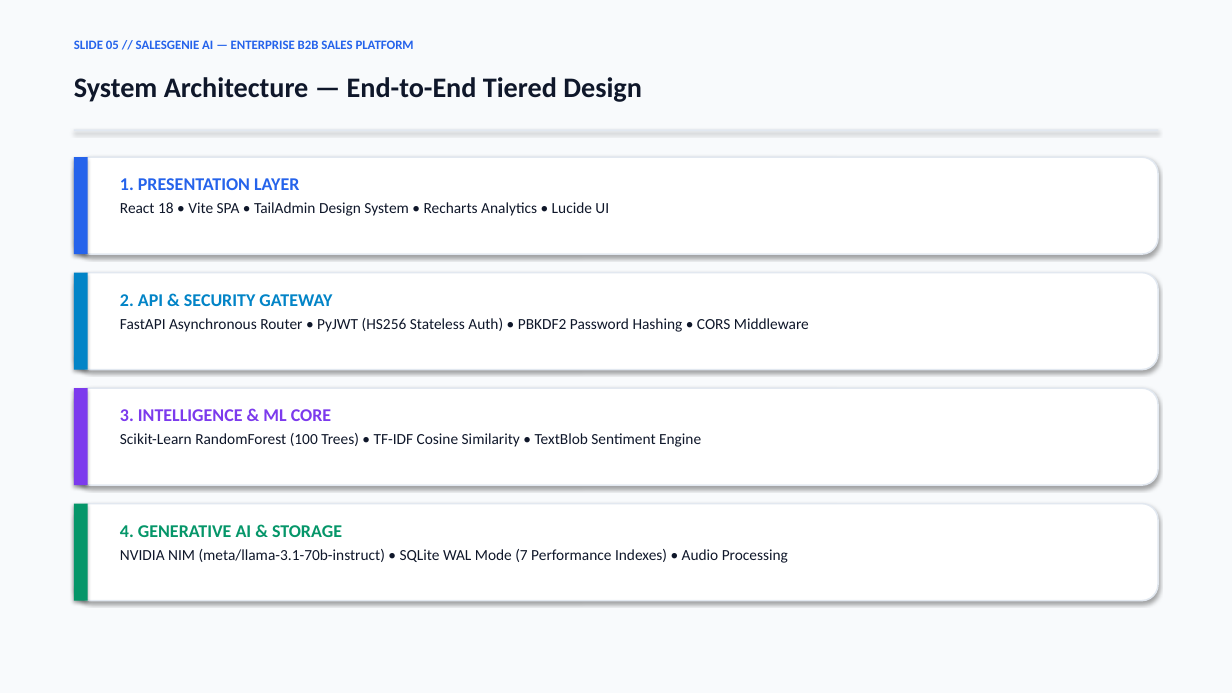
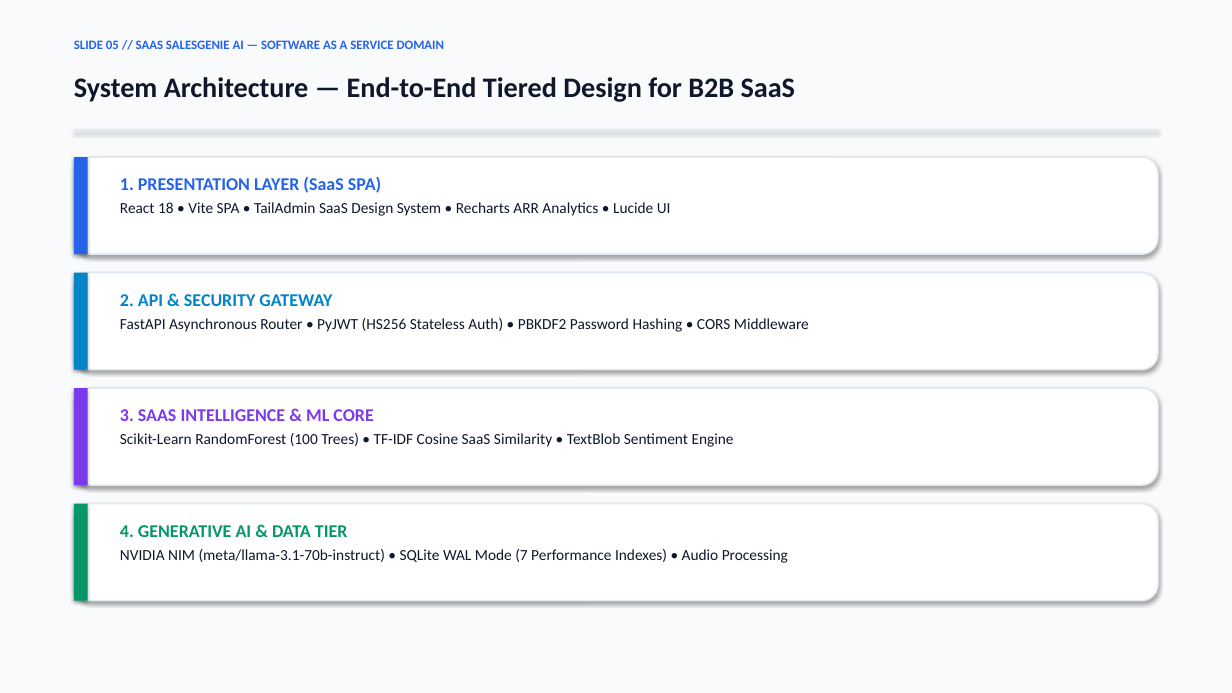
Before and after one commit to shubh152205/SaaS-SalesGenieAI, a slide deck: slide 5 of SalesGenie_AI_Final_Presentation.pptx. Drawn at 1232x693 pixels with LibreOffice and Linux fonts; fonts in the diff are those of the drawing. Boxes give left, top, right and bottom in pixels: in the first picture for what was removed or moved away, otherwise in the second. Text is boxed around its words. In the diff, an @@ line names an element or a change of style, - is before the commit and + after.

Commit message:
feat(saas-domain): specialize all presentation slides, PPT generator, and documentation explicitly for the B2B SaaS (Software as a Service) domain

```diff
--- a/SalesGenie_AI_Final_Presentation.pptx
+++ b/SalesGenie_AI_Final_Presentation.pptx
@@ text at (74, 40, 444, 49): text changed @@
-SLIDE 05 // SALESGENIE AI — ENTERPRISE B2B SALES PLATFORM
+SLIDE 05 // SAAS SALESGENIE AI — SOFTWARE AS A SERVICE DOMAIN
@@ text at (74, 77, 795, 102): text changed @@
-System Architecture — End-to-End Tiered Design
+System Architecture — End-to-End Tiered Design for B2B SaaS
@@ text at (120, 177, 671, 216): text changed @@
-1. PRESENTATION LAYER
-React 18 • Vite SPA • TailAdmin Design System • Recharts Analytics • Lucide UI
+1. PRESENTATION LAYER (SaaS SPA)
+React 18 • Vite SPA • TailAdmin SaaS Design System • Recharts ARR Analytics • Lucide UI
@@ text at (120, 409, 734, 447): text changed @@
-3. INTELLIGENCE & ML CORE
-Scikit-Learn RandomForest (100 Trees) • TF-IDF Cosine Similarity • TextBlob Sentiment Engine
+3. SAAS INTELLIGENCE & ML CORE
+Scikit-Learn RandomForest (100 Trees) • TF-IDF Cosine SaaS Similarity • TextBlob Sentiment Engine
@@ text at (120, 525, 348, 537): text changed @@
-4. GENERATIVE AI & STORAGE
+4. GENERATIVE AI & DATA TIER
```
Also in this commit, not shown: 11 other slides changed, 4 other files.
